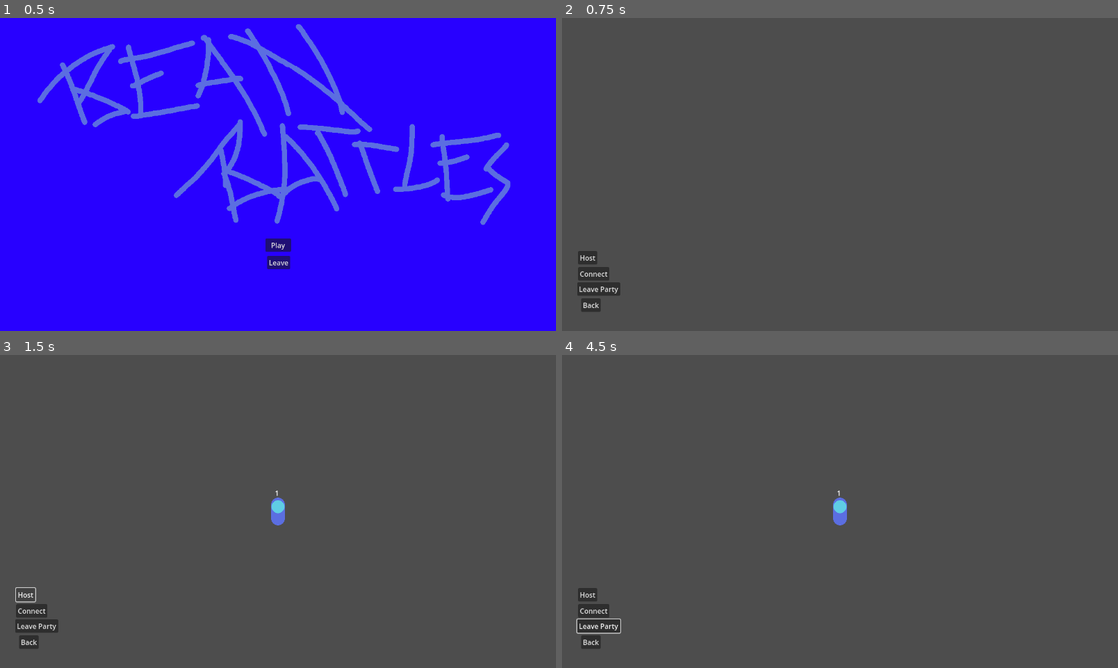
Above: before the commit, frames 1-4 (two rows, left to right).
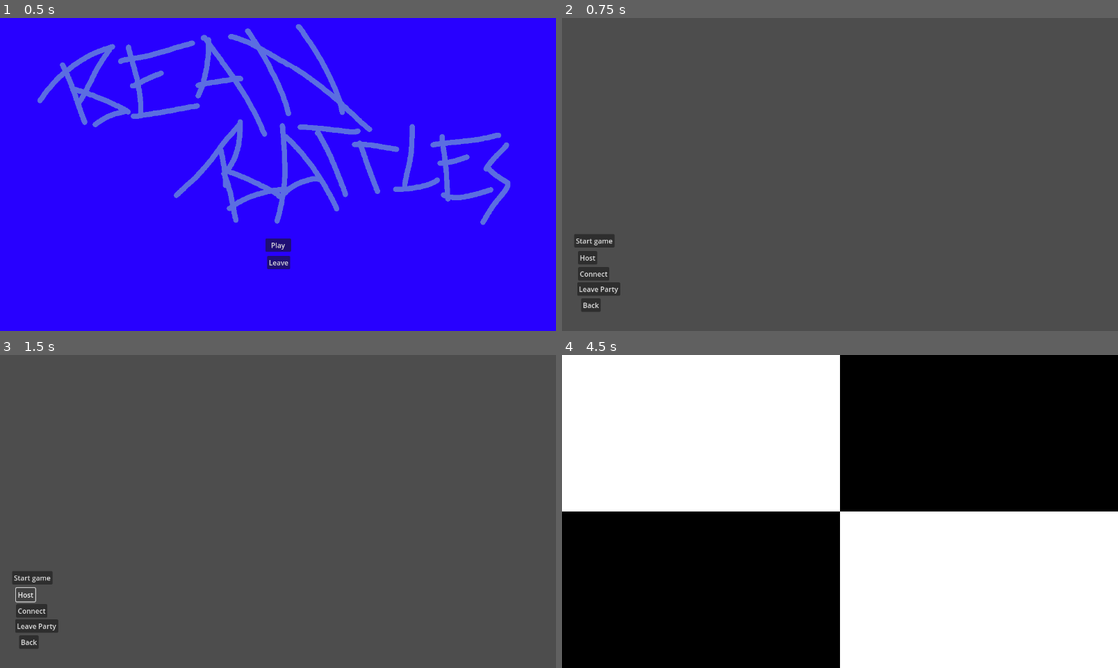
Above: after the commit, the same moments.

Repository: aleziz01/Multiplayer-game
Game: Godot game, scene res://scenes/mainMenu.tscn
Same seed, same stepped clock (60 frames per second), same inputs: the game is played once before the commit and once after it.
Inputs (mouse positions are in pixels of both pictures, inside the frame that each line leads up to):
- Up to frame 1 (0.5 s): no input
- Up to frame 2 (0.75 s): click "Play" at 0.5 s
- Up to frame 3 (1.5 s): click "Host" at 1.25 s
- Up to frame 4 (4.5 s): click "Connect" at 2 s; click "Leave Party" at 2.75 s; click (840, 545) at 3.5 s, where only the run after the commit has a clickable "Connect to server"; click (595, 577) at 4.25 s, where only the run after the commit has a clickable "Start game"

Frame 1 is identical in both runs. In frame 2, 0.3% of the frame differs, in the area x 2-10%, y 69-74%; in frame 3, 0.5%; in frame 4, 100%, in the area x 0-100%, y 0-100%.
Error after the commit: Attempt to call function 'compress' in base 'null instance' on a null instance. (res://scripts/lobby.gd:61)

Commit message:
multiplayer iteration 2

Diff:
--- a/top-down-rounds/project.godot
+++ b/top-down-rounds/project.godot
@@ -15,9 +15,41 @@
 config/features=PackedStringArray("4.3", "Forward Plus")
 config/icon="res://icon.svg"
 
+[autoload]
+
+global="*res://scripts/global.gd"
+
 [display]
 
 window/size/viewport_width=1280
 window/size/viewport_height=720
 window/stretch/mode="viewport"
 window/stretch/aspect="ignore"
+
+[input]
+
+up={
+"deadzone": 0.5,
+"events": [Object(InputEventKey,"resource_local_to_scene":false,"resource_name":"","device":-1,"window_id":0,"alt_pressed":false,"shift_pressed":false,"ctrl_pressed":false,"meta_pressed":false,"pressed":false,"keycode":0,"physical_keycode":87,"key_label":0,"unicode":119,"location":0,"echo":false,"script":null)
+]
+}
+down={
+"deadzone": 0.5,
+"events": [Object(InputEventKey,"resource_local_to_scene":false,"resource_name":"","device":-1,"window_id":0,"alt_pressed":false,"shift_pressed":false,"ctrl_pressed":false,"meta_pressed":false,"pressed":false,"keycode":0,"physical_keycode":83,"key_label":0,"unicode":115,"location":0,"echo":false,"script":null)
+]
+}
+left={
+"deadzone": 0.5,
+"events": [Object(InputEventKey,"resource_local_to_scene":false,"resource_name":"","device":-1,"window_id":0,"alt_pressed":false,"shift_pressed":false,"ctrl_pressed":false,"meta_pressed":false,"pressed":false,"keycode":0,"physical_keycode":65,"key_label":0,"unicode":97,"location":0,"echo":false,"script":null)
+]
+}
+right={
+"deadzone": 0.5,
+"events": [Object(InputEventKey,"resource_local_to_scene":false,"resource_name":"","device":-1,"window_id":0,"alt_pressed":false,"shift_pressed":false,"ctrl_pressed":false,"meta_pressed":false,"pressed":false,"keycode":0,"physical_keycode":68,"key_label":0,"unicode":100,"location":0,"echo":false,"script":null)
+]
+}
+shoot={
+"deadzone": 0.5,
+"events": [Object(InputEventMouseButton,"resource_local_to_scene":false,"resource_name":"","device":-1,"window_id":0,"alt_pressed":false,"shift_pressed":false,"ctrl_pressed":false,"meta_pressed":false,"button_mask":1,"position":Vector2(109, 5),"global_position":Vector2(118, 51),"factor":1.0,"button_index":1,"canceled":false,"pressed":true,"double_click":false,"script":null)
+]
+}
--- a/top-down-rounds/scenes/bean.tscn
+++ b/top-down-rounds/scenes/bean.tscn
@@ -1,7 +1,6 @@
-[gd_scene load_steps=5 format=3 uid="uid://j8jsoul0n530"]
+[gd_scene load_steps=4 format=3 uid="uid://j8jsoul0n530"]
 
 [ext_resource type="Script" path="res://scripts/bean.gd" id="1_6cx65"]
-[ext_resource type="Texture2D" uid="uid://mwt2hhghtxgd" path="res://art/Playerr.png" id="1_7nfms"]
 
 [sub_resource type="CapsuleShape2D" id="CapsuleShape2D_v6mty"]
 radius = 16.0
@@ -14,22 +13,25 @@
 properties/1/path = NodePath(".:collision_mask")
 properties/1/spawn = true
 properties/1/replication_mode = 1
+properties/2/path = NodePath(".:rotation")
+properties/2/spawn = true
+properties/2/replication_mode = 1
 
-[node name="CharacterBody2D" type="CharacterBody2D"]
+[node name="CharacterBody2D" type="CharacterBody2D" groups=["player"]]
+z_index = 10
 script = ExtResource("1_6cx65")
+
+[node name="BodyParts" type="Node2D" parent="."]
+
+[node name="Body" type="Polygon2D" parent="BodyParts"]
+polygon = PackedVector2Array(0, -32, 15, -21, 16, 0, 15, 22, 0, 32, -14, 23, -16, 0, -14, -24)
+
+[node name="Head" type="Polygon2D" parent="BodyParts"]
+color = Color(0, 0, 0.686275, 1)
+polygon = PackedVector2Array(-9, -9, 7, -9, 7, 8, -8, 8)
 
 [node name="CollisionShape2D" type="CollisionShape2D" parent="."]
 shape = SubResource("CapsuleShape2D_v6mty")
 
-[node name="Sprite2D" type="Sprite2D" parent="."]
-texture_filter = 1
-texture = ExtResource("1_7nfms")
-
-[node name="Name" type="RichTextLabel" parent="."]
-offset_left = -7.0
-offset_top = -54.0
-offset_right = 33.0
-offset_bottom = -31.0
-
 [node name="MultiplayerSynchronizer" type="MultiplayerSynchronizer" parent="."]
 replication_config = SubResource("SceneReplicationConfig_sxpu0")
--- a/top-down-rounds/scenes/lobby.tscn
+++ b/top-down-rounds/scenes/lobby.tscn
@@ -1,13 +1,9 @@
-[gd_scene load_steps=3 format=3 uid="uid://553fxx4pgj8n"]
+[gd_scene load_steps=2 format=3 uid="uid://553fxx4pgj8n"]
 
 [ext_resource type="Script" path="res://scripts/lobby.gd" id="1_arykj"]
-[ext_resource type="PackedScene" uid="uid://j8jsoul0n530" path="res://scenes/bean.tscn" id="2_v5cnw"]
 
 [node name="Lobby" type="Node2D"]
 script = ExtResource("1_arykj")
-playerscene = ExtResource("2_v5cnw")
-
-[node name="Network" type="Node" parent="."]
 
 [node name="Host" type="Button" parent="."]
 offset_left = -603.0
@@ -37,9 +33,37 @@
 offset_bottom = 316.0
 text = "Back"
 
-[node name="MultiplayerSpawner" type="MultiplayerSpawner" parent="."]
-_spawnable_scenes = PackedStringArray("res://scenes/bean.tscn")
-spawn_path = NodePath("../Network")
+[node name="startGame" type="Button" parent="."]
+offset_left = -612.0
+offset_top = 137.0
+offset_right = -519.0
+offset_bottom = 168.0
+text = "Start game"
+
+[node name="ConnectGUI" type="Node2D" parent="."]
+visible = false
+
+[node name="ConnectToServer" type="Button" parent="ConnectGUI"]
+offset_left = -73.0
+offset_top = 63.0
+offset_right = 74.0
+offset_bottom = 94.0
+text = "Connect to server"
+
+[node name="Name" type="LineEdit" parent="ConnectGUI"]
+offset_left = -75.0
+offset_top = -40.0
+offset_right = 74.0
+offset_bottom = -9.0
+placeholder_text = "name"
+
+[node name="Ip" type="LineEdit" parent="ConnectGUI"]
+offset_left = -74.0
+offset_top = 10.0
+offset_right = 75.0
+offset_bottom = 41.0
+text = "127.0.0.1"
+placeholder_text = "ip"
 
 [node name="Camera2D" type="Camera2D" parent="."]
 
@@ -47,3 +71,5 @@
 [connection signal="pressed" from="Connect" to="." method="_on_connect_pressed"]
 [connection signal="pressed" from="LeaveParty" to="." method="_on_leave_party_pressed"]
 [connection signal="pressed" from="Back" to="." method="_on_back_pressed"]
+[connection signal="pressed" from="startGame" to="." method="_on_start_game_pressed"]
+[connection signal="pressed" from="ConnectGUI/ConnectToServer" to="." method="_on_connect_to_server_pressed"]
--- a/top-down-rounds/scenes/main.tscn
+++ b/top-down-rounds/scenes/main.tscn
@@ -1,35 +1,45 @@
-[gd_scene load_steps=4 format=3 uid="uid://c04be1ck3o5df"]
+[gd_scene load_steps=5 format=3 uid="uid://c04be1ck3o5df"]
 
 [ext_resource type="Script" path="res://scripts/main.gd" id="1_47x2w"]
+[ext_resource type="PackedScene" uid="uid://j8jsoul0n530" path="res://scenes/bean.tscn" id="2_0m1qq"]
 
 [sub_resource type="WorldBoundaryShape2D" id="WorldBoundaryShape2D_42v5c"]
 
 [sub_resource type="WorldBoundaryShape2D" id="WorldBoundaryShape2D_p7qvw"]
 
-[node name="Node2D" type="Node2D"]
+[node name="Main" type="Node2D"]
 script = ExtResource("1_47x2w")
+playerScene = ExtResource("2_0m1qq")
+
+[node name="SpawnLocations" type="Node" parent="."]
+
+[node name="0" type="Node2D" parent="SpawnLocations" groups=["PlayerSpawnPoint"]]
+position = Vector2(-421.065, -142.195)
+
+[node name="1" type="Node2D" parent="SpawnLocations" groups=["PlayerSpawnPoint"]]
+position = Vector2(332.965, 102.59)
+
+[node name="2" type="Node2D" parent="SpawnLocations" groups=["PlayerSpawnPoint"]]
 
 [node name="Background" type="Node2D" parent="."]
 
 [node name="ColorRect" type="ColorRect" parent="Background"]
 offset_left = -651.0
 offset_top = -370.0
-color = Color(0, 0, 1, 1)
 
 [node name="ColorRect2" type="ColorRect" parent="Background"]
 offset_top = -370.0
 offset_right = 651.0
-color = Color(1, 0, 0, 1)
+color = Color(0, 0, 0, 1)
 
 [node name="ColorRect3" type="ColorRect" parent="Background"]
 offset_left = -651.0
 offset_bottom = 370.0
-color = Color(0, 1, 0, 1)
+color = Color(0, 0, 0, 1)
 
 [node name="ColorRect4" type="ColorRect" parent="Background"]
 offset_right = 651.0
 offset_bottom = 370.0
-color = Color(0.95, 0, 1, 1)
 
 [node name="Collision" type="Node2D" parent="."]
 
--- a/top-down-rounds/scripts/bean.gd
+++ b/top-down-rounds/scripts/bean.gd
@@ -6,11 +6,19 @@
 
 var dead=false
 
+@onready var multiplayer_synchronizer: MultiplayerSynchronizer = $MultiplayerSynchronizer
+func _ready() -> void:
+	multiplayer_synchronizer.set_multiplayer_authority(str(name).to_int())
+
 func _physics_process(_delta: float) -> void:
-	if is_multiplayer_authority() and !dead:
-		velocity = Input.get_vector("ui_left","ui_right","ui_up","ui_down") * 400
+	if multiplayer_synchronizer.get_multiplayer_authority()==multiplayer.get_unique_id():
+		velocity = Input.get_vector("left","right","up","down") * 400
+		look_at(get_global_mouse_position())
 	move_and_slide()
 
-func _enter_tree() -> void:
-	set_multiplayer_authority(name.to_int())
-	$Name.text=name
+func _input(event: InputEvent) -> void:
+	if Input.is_action_just_pressed("shoot"):
+		Shoot()
+
+func Shoot():
+	pass
--- a/top-down-rounds/scripts/global.gd
+++ b/top-down-rounds/scripts/global.gd
@@ -1,11 +1,3 @@
 extends Node
 
-
-# Called when the node enters the scene tree for the first time.
-func _ready() -> void:
-	pass # Replace with function body.
-
-
-# Called every frame. 'delta' is the elapsed time since the previous frame.
-func _process(delta: float) -> void:
-	pass
+var players = {}
--- a/top-down-rounds/scripts/lobby.gd
+++ b/top-down-rounds/scripts/lobby.gd
@@ -1,44 +1,93 @@
 extends Node2D
 
-var peer = ENetMultiplayerPeer.new()
+@export var port=8910
+var peer
+@onready var Name: LineEdit = $ConnectGUI/Name
+@onready var ip: LineEdit = $ConnectGUI/Ip
+@onready var connect_gui: Node2D = $ConnectGUI
 
-@export var playerscene: PackedScene
+func _ready() -> void:
+	multiplayer.peer_connected.connect(playerConnected)
+	multiplayer.peer_disconnected.connect(playerDisconnected)
+	multiplayer.connected_to_server.connect(connectedToServer)
+	multiplayer.connection_failed.connect(connectionFailed)
 
-@onready var network: Node = $Network
+func playerConnected(id):
+	print("Player " + str(id) + " connected")
+
+func playerDisconnected(id):
+	print("Player " + str(id) + " disconnected")
+	if id==1:
+		goBack.rpc()
+		return
+	global.players.erase(id)
+	var players = get_tree().get_nodes_in_group("player")
+	for i in players:
+		if i.name == str(id):
+			i.queue_free()
+
+func connectedToServer():
+	print("Connected")
+	sendPlayerInfo.rpc_id(1, Name.text, multiplayer.get_unique_id())
+
+@rpc("any_peer")
+func sendPlayerInfo(theName,id):
+	if !global.players.has(id):
+		global.players[id]={
+			"name": theName,
+			"id":id,
+			"rank":0
+		}
+	if multiplayer.is_server():
+		for i in global.players:
+			sendPlayerInfo.rpc(global.players[i].name,i)
+
+func connectionFailed():
+	print("Connection failed")
 
 func _on_host_pressed() -> void:
-	peer.create_server(135)
+	peer = ENetMultiplayerPeer.new()
+	var error=peer.create_server(port,4)
+	if error!=OK:
+		print("cannot host: " + str(error))
+		return
+	peer.get_host().compress(ENetConnection.COMPRESS_RANGE_CODER) #for a longer range
+	multiplayer.set_multiplayer_peer(peer)
+	sendPlayerInfo(Name.text, multiplayer.get_unique_id())
+
+func _on_connect_to_server_pressed() -> void:
+	peer = ENetMultiplayerPeer.new()
+	peer.create_client(ip.text, port)
+	peer.get_host().compress(ENetConnection.COMPRESS_RANGE_CODER)
 	multiplayer.multiplayer_peer = peer
-	multiplayer.peer_connected.connect(add_player)
-	add_player()
 
-func add_player(id=1):
-	var player=playerscene.instantiate()
-	player.name=str(id)
-	network.call_deferred("add_child",player)
+@rpc("any_peer","call_local")
+func startGame():
+	var mainScene=load("res://scenes/main.tscn").instantiate()
+	get_tree().root.add_child(mainScene)
+	hide()
+
+func _on_start_game_pressed() -> void:
+	startGame.rpc()
 
 func _on_connect_pressed() -> void:
-	peer.create_client("localhost",135)
-	multiplayer.multiplayer_peer = peer
+	connect_gui.visible=!connect_gui.visible
 
 func _on_leave_party_pressed() -> void:
-	if not multiplayer.is_server() and network.get_child_count()>0:
-		rpc("LeftParty")
-		await get_tree().create_timer(0.01).timeout
-		multiplayer.multiplayer_peer.disconnect_peer(1)
+	leaveParty.rpc(peer.get_unique_id())
 
-@rpc("any_peer")
-func LeftParty():
-	for i in network.get_child_count():
-		if network.get_child(i).name==str(multiplayer.get_remote_sender_id()):
-			network.get_child(i).dead=true
-			get_child_or_null(network,i).queue_free()
+@rpc("any_peer","call_local")
+func leaveParty(id):
+	if multiplayer.is_server():
+		peer.disconnect_peer(id)
 
-func get_child_or_null(node,index:int):
-	if node.get_child(index)==null:
-		return
-	else:
-		return node.get_child(index)
+@rpc("any_peer","call_local")
+func goBack():
+	global.players.clear()
+	var players = get_tree().get_nodes_in_group("player")
+	for i in players:
+		i.queue_free()
+	get_tree().change_scene_to_file("res://scenes/mainMenu.tscn")
 
 func _on_back_pressed() -> void:
 	get_tree().change_scene_to_file("res://scenes/mainMenu.tscn")
--- a/top-down-rounds/scripts/main.gd
+++ b/top-down-rounds/scripts/main.gd
@@ -1,9 +1,18 @@
 extends Node2D
 
-
+@export var playerScene:PackedScene
 # Called when the node enters the scene tree for the first time.
 func _ready() -> void:
-	pass # Replace with function body.
+	var index=0
+	for i in global.players:
+		var currentPlayer=playerScene.instantiate()
+		currentPlayer.name=str(global.players[i].id)
+		print(currentPlayer.name)
+		add_child(currentPlayer)
+		for spawn in get_tree().get_nodes_in_group("PlayerSpawnPoint"):
+			if spawn.name == str(index):
+				currentPlayer.global_position = spawn.global_position
+		index+=1
 
 
 # Called every frame. 'delta' is the elapsed time since the previous frame.
